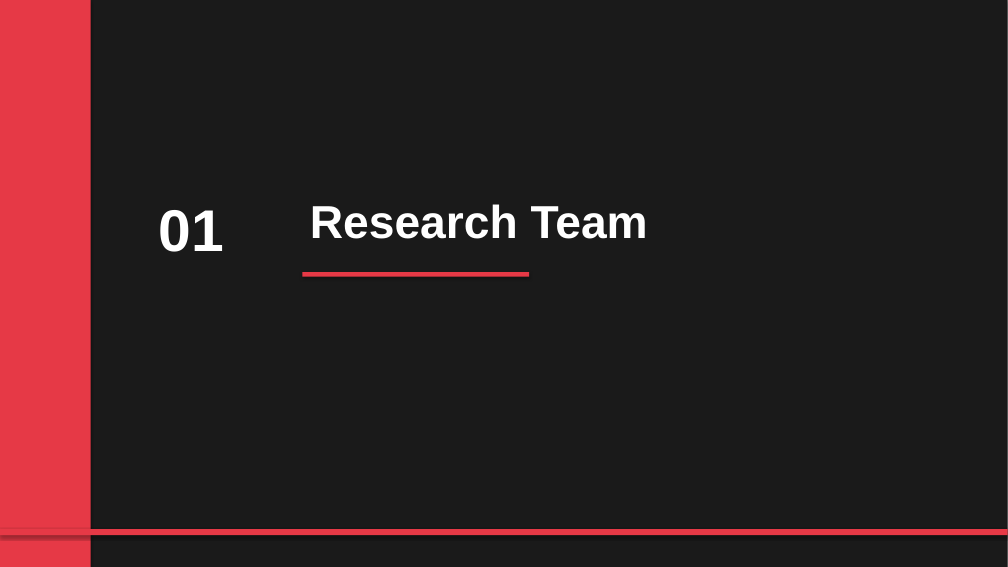
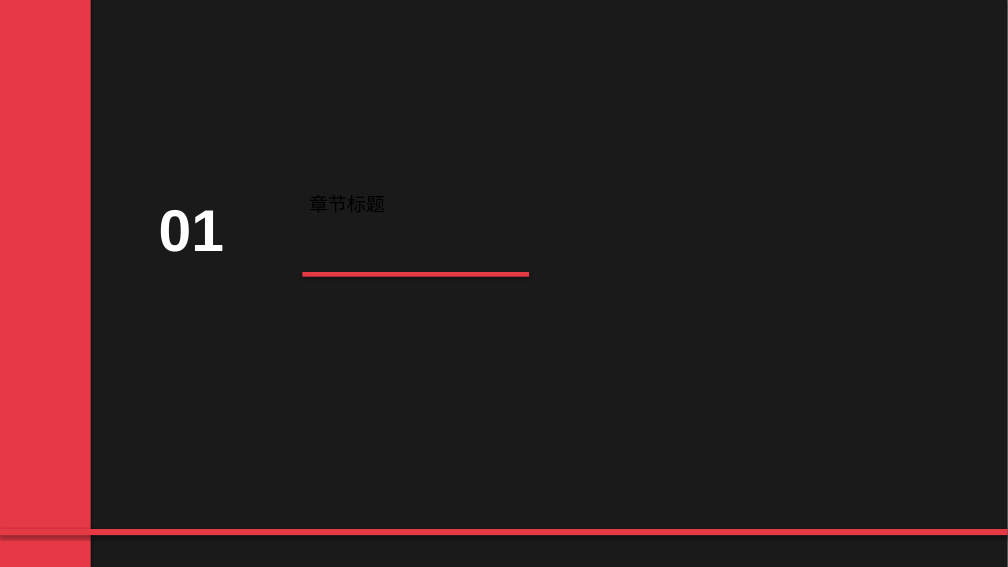
Before and after one commit to moonstarWng/PaperDeck, a slide deck: slide 3 of demo/demo2/template.pptx. Drawn at 1008x567 pixels with LibreOffice and Linux fonts; fonts in the diff are those of the drawing. Boxes give left, top, right and bottom in pixels: in the first picture for what was removed or moved away, otherwise in the second. Text is boxed around its words. In the diff, an @@ line names an element or a change of style, - is before the commit and + after.

```diff
--- a/demo/demo2/template.pptx
+++ b/demo/demo2/template.pptx
@@ text removed at box(310, 204, 648, 239) @@
-Research Team
```
Also in this commit, not shown: 2 other slides changed, 4 slides removed, 4 other files.
